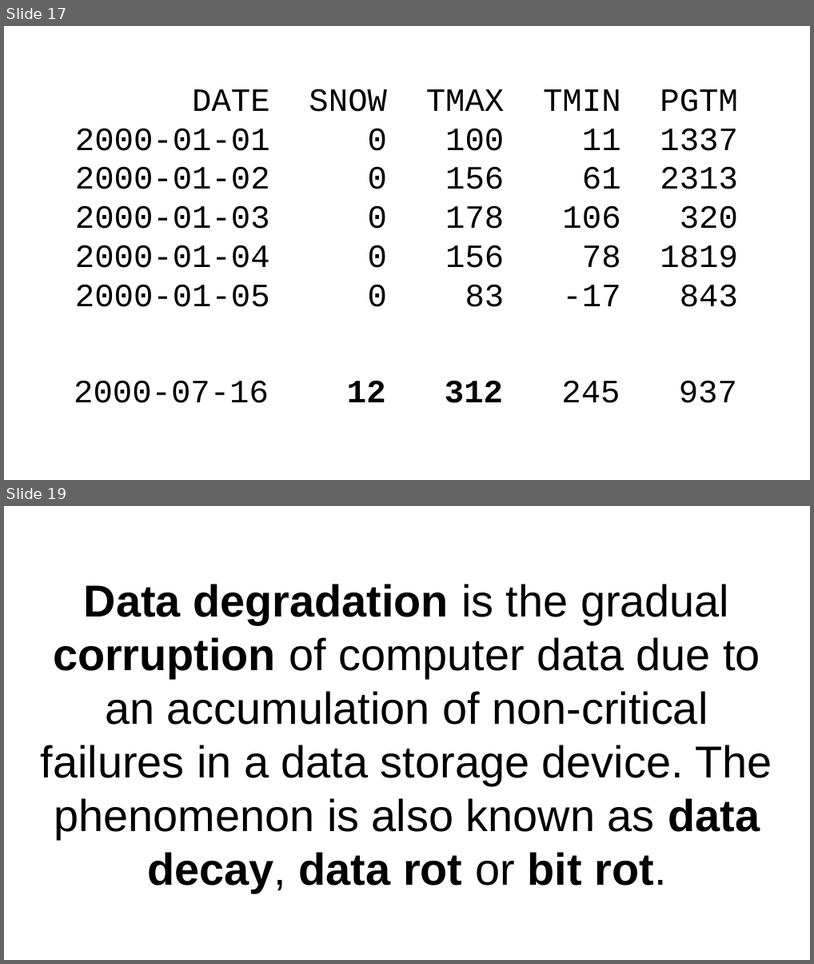
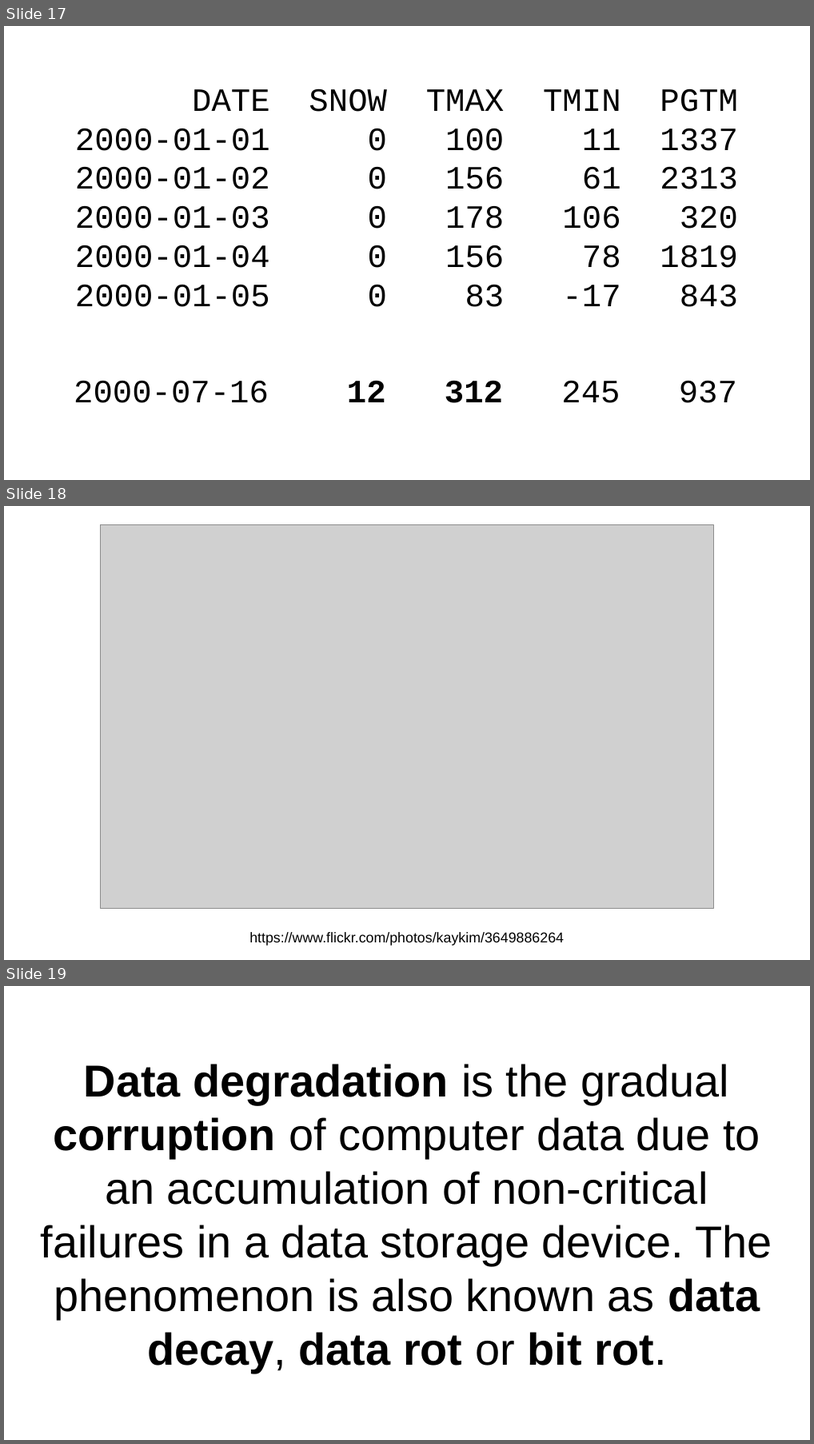
Before and after one commit to tebeka/talks, a slide deck: data-management/data-management.odp. Shown one above the other, each under a label of ours: slides 17 and 19 before the commit, slides 17, 18 and 19 after it; the slides between them are not shown. The pictures are 814x964 and 814x1444 pixels, drawn with LibreOffice and Linux fonts; fonts in the diff are those of the drawing; grey boxes stand for pictures. Boxes give left, top, right and bottom in pixels: in the first picture for what was removed or moved away, otherwise in the second. Text is boxed around its words. In the diff, an @@ line names an element or a change of style, - is before the commit and + after.

```diff
--- a/data-management/data-management.odp
+++ b/data-management/data-management.odp
@@ slide 18 added at (4,506,810,960), background #FFFFFF @@
@@ picture added at (101,525,714,908) @@
@@ text added at (250,932,564,945), 14 pt, text #000000 @@
+https://www.flickr.com/photos/kaykim/3649886264
```
Also in this commit, not shown: 1 slide removed.
